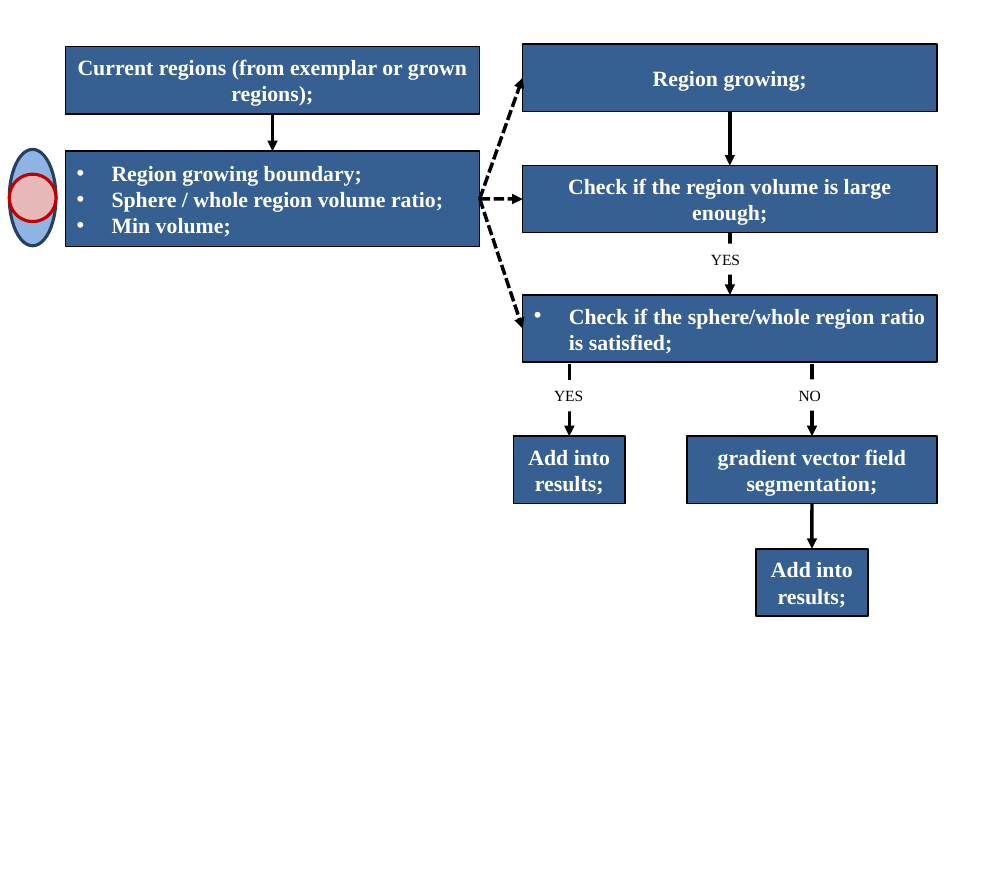
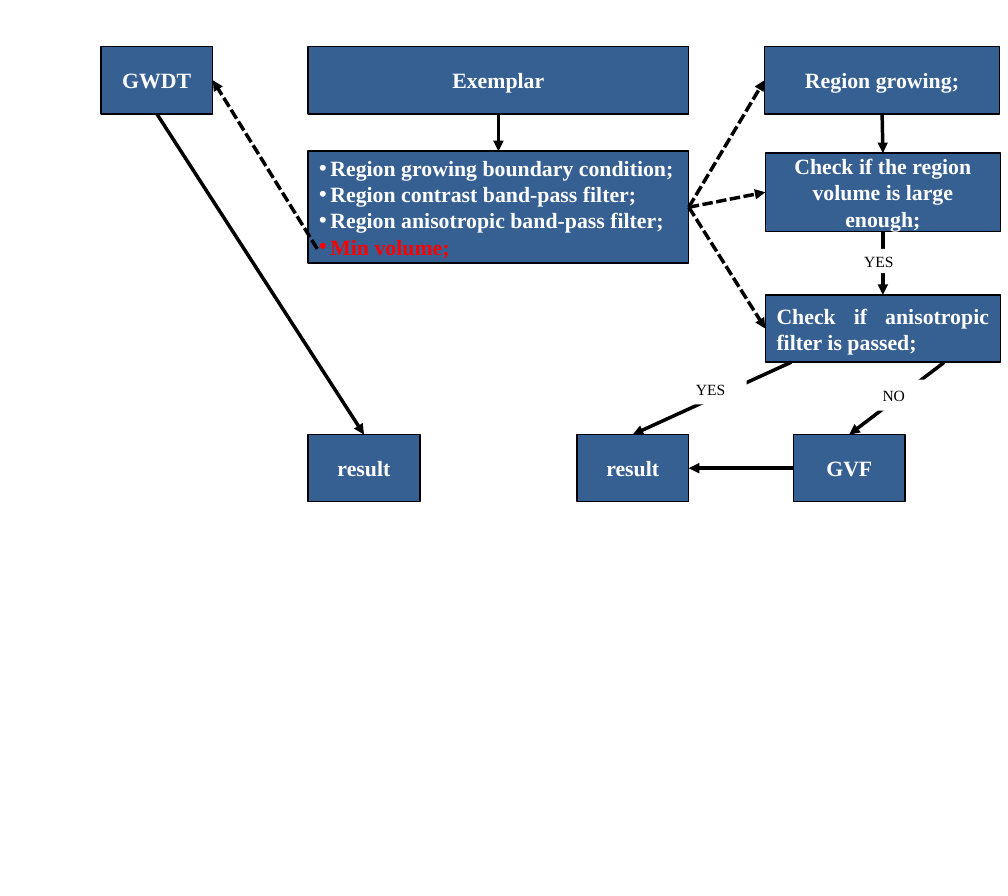
Before and after one commit to CBL-ORION/Vaa3D-tools-mirror, a slide deck: slide 1 of hackathon/xiang/cellSegmentation/scheme.pptx. Drawn at 1008x896 pixels with LibreOffice and Linux fonts; fonts in the diff are those of the drawing. Boxes give left, top, right and bottom in pixels: in the first picture for what was removed or moved away, otherwise in the second. Text is boxed around its words. In the diff, an @@ line names an element or a change of style, - is before the commit and + after.

Commit message:
added GWDT method;

```diff
--- a/hackathon/xiang/cellSegmentation/scheme.pptx
+++ b/hackathon/xiang/cellSegmentation/scheme.pptx
@@ rectangle added at bbox=[101, 47, 213, 114], fill #376092, outline #000000 1 pt, 14 pt, text #FFFFFF, bold @@
+GWDT
@@ rectangle "Exemplar": place and size @@
-rectangle "Exemplar" at bbox=[65, 47, 479, 114]
+rectangle "Exemplar" at bbox=[308, 47, 689, 114]
@@ rectangle "Region growing;": place and size @@
-rectangle "Region growing;" at bbox=[523, 44, 937, 111]
+rectangle "Region growing;" at bbox=[765, 47, 1000, 114]
@@ arrow added from (317, 249) to (213, 81), #000000 2.25 pt dashed @@
@@ text in rectangle at bbox=[452, 73, 544, 93]: text changed @@
-Current regions (from exemplar or grown regions);
+Exemplar
@@ arrow moved from (479, 198) - (523, 77) to (689, 207) - (765, 81) @@
@@ arrow added from (157, 114) to (364, 435), #000000 2.25 pt @@
@@ arrow moved from (272, 114) - (272, 151) to (498, 114) - (498, 151) @@
@@ arrow moved from (730, 111) - (730, 166) to (883, 114) - (883, 153) @@
@@ ellipse removed at bbox=[9, 149, 56, 245] @@
@@ ellipse removed at bbox=[9, 175, 56, 222] @@
@@ rectangle "Region growing boundary condition;": place and size @@
-rectangle "Region growing boundary condition;" at bbox=[65, 151, 479, 246]
+rectangle "Region growing boundary condition;" at bbox=[308, 151, 689, 263]
@@ text in rectangle at bbox=[330, 161, 673, 233]: text changed @@
-• Region growing boundary;
-• Sphere / whole region volume ratio;
+• Region growing boundary condition;
+• Region contrast band-pass filter;
+• Region anisotropic band-pass filter;
@@ rectangle "Check if the region volume ...": place and size @@
-rectangle "Check if the region volume ..." at bbox=[523, 166, 937, 233]
+rectangle "Check if the region volume ..." at bbox=[765, 153, 1000, 232]
@@ arrow moved from (479, 198) - (523, 328) to (689, 207) - (765, 328) @@
@@ arrow moved from (479, 198) - (523, 199) to (689, 207) - (765, 193) @@
@@ arrow moved from (730, 233) - (730, 295) to (883, 232) - (883, 295) @@
@@ text in rectangle at bbox=[330, 240, 450, 258]: text colour #FFFFFF to #FF0000 in "Min volume;"; indent changed @@
@@ rounded rectangle "YES": place and size @@
-rounded rectangle "YES" at bbox=[698, 243, 762, 274]
+rounded rectangle "YES" at bbox=[852, 249, 916, 273]
@@ rectangle "Check if anisotropic filter is ...": place and size @@
-rectangle "Check if anisotropic filter is ..." at bbox=[523, 295, 937, 362]
+rectangle "Check if anisotropic filter is ..." at bbox=[765, 295, 1000, 362]
@@ text in rectangle at bbox=[777, 308, 989, 355]: text changed @@
-• Check if the sphere/whole region ratio is satisfied;
+Check if anisotropic filter is passed;
@@ arrow moved from (569, 364) - (569, 436) to (792, 362) - (633, 435) @@
@@ rounded rectangle "YES": place and size @@
-rounded rectangle "YES" at bbox=[541, 380, 605, 411]
+rounded rectangle "YES" at bbox=[683, 373, 747, 404]
@@ arrow moved from (812, 364) - (812, 436) to (944, 363) - (849, 435) @@
@@ rounded rectangle "NO": place and size @@
-rounded rectangle "NO" at bbox=[786, 380, 850, 411]
+rounded rectangle "NO" at bbox=[870, 380, 934, 411]
@@ rectangle added at bbox=[308, 435, 420, 502], fill #376092, outline #000000 1 pt, 14 pt, text #FFFFFF, bold @@
+result
@@ rectangle "result": place and size @@
-rectangle "result" at bbox=[513, 436, 625, 503]
+rectangle "result" at bbox=[577, 435, 689, 502]
@@ rectangle "GVF": place and size @@
-rectangle "GVF" at bbox=[687, 436, 936, 503]
+rectangle "GVF" at bbox=[793, 435, 905, 502]
@@ text in rectangle at bbox=[606, 461, 659, 477]: text changed @@
-Add into results;
+result
@@ arrow added from (793, 468) to (689, 468), #000000 2.25 pt @@
@@ text in rectangle at bbox=[826, 461, 872, 477]: text changed @@
-gradient vector field segmentation;
+GVF
@@ arrow removed from (812, 503) to (812, 549) @@
@@ rectangle removed at bbox=[756, 549, 868, 616] @@
-Add into results;
```
Also in this commit, not shown: 3 other files.
